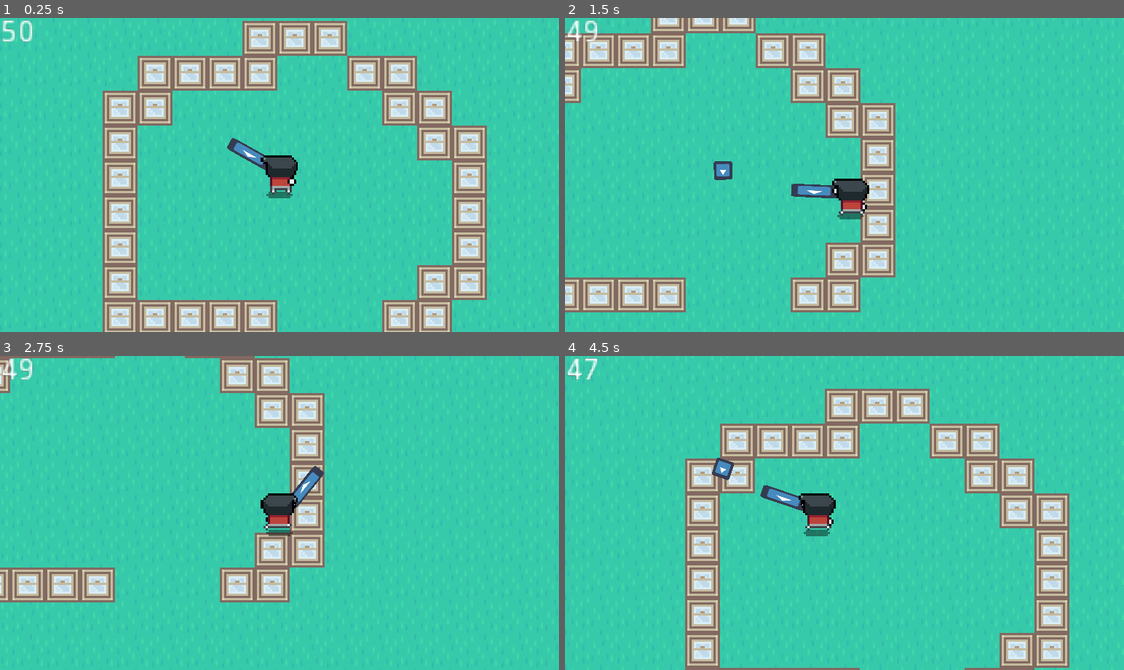
Above: before the commit, frames 1-4 (two rows, left to right).
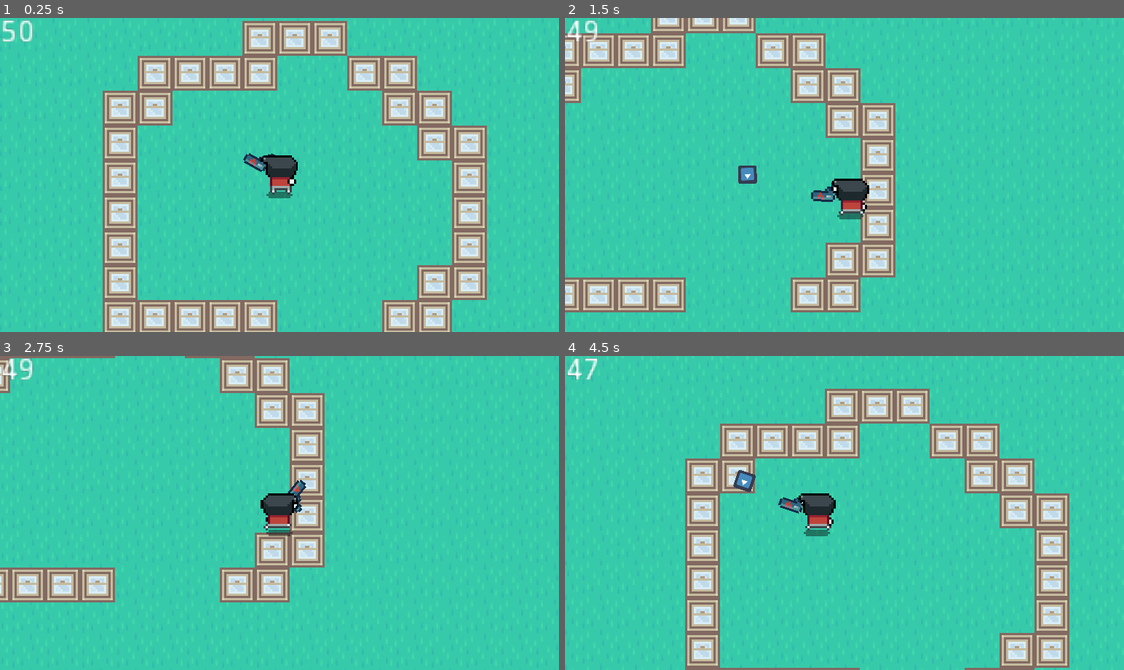
Above: after the commit, the same moments.

Repository: BytePlayersStudio/LD44
Game: Godot game, scene res://Scenes/Level1.tscn
Two runs of this game, one before a commit and one after it. Both use one fixed random seed, a clock stepped at 60 frames per second and the inputs below. The engine's default icon, where the game draws it, is replaced by a stand-in: a white triangle on a blue panel in a dark square.
Inputs (mouse positions are in pixels of both pictures, inside the frame that each line leads up to):
- Up to frame 1 (0.25 s): no input
- Up to frame 2 (1.5 s): move the mouse to (967, 159) at 0.52 s; hold D (move_right) 0.53-1.28 s; right-click (967, 159) at 0.6 s; move the mouse to (732, 190) at 1.27 s; hold S (move_down) from 1.28 s (still down); click (732, 190) at 1.35 s
- Up to frame 3 (2.75 s): move the mouse to (335, 443) at 2.02 s; release S (move_down) at 2.03 s; hold D (move_right) from 2.03 s (still down); right-click (335, 443) at 2.1 s
- Up to frame 4 (4.5 s): move the mouse to (816, 575) at 2.77 s; release D (move_right) at 2.78 s; hold W (move_up) 2.78-3.53 s; click (816, 575) at 2.85 s; move the mouse to (1012, 560) at 3.52 s; hold A (move_left) from 3.53 s (still down); right-click (1012, 560) at 3.6 s; move the mouse to (676, 465) at 4.27 s; click (676, 465) at 4.35 s

The runs differ from the first frame. In frame 1, 0.3% of the frame differs, in the area x 40-50%, y 38-50%; in frame 2, 0.8%, in the area x 26-49%, y 45-59%; in frame 3, 0.3%; in frame 4, 0.7%.
Error in both runs: Invalid get index '0' (on base: 'PoolVector2Array'). (res://Scripts/Enemy.gd:83)

Commit message:
Added and repositioned gun sprite

Diff:
--- a/LD44/Scenes/Gun.tscn
+++ b/LD44/Scenes/Gun.tscn
@@ -2,20 +2,18 @@
 
 [ext_resource path="res://Scripts/Gun.gd" type="Script" id=1]
 [ext_resource path="res://Scenes/Bullet.tscn" type="PackedScene" id=2]
-[ext_resource path="res://icon.png" type="Texture" id=3]
+[ext_resource path="res://Assets/Art/Actors/Anton/Gun.png" type="Texture" id=3]
 
 [node name="Gun" type="Node2D"]
 script = ExtResource( 1 )
 bullet_res = ExtResource( 2 )
 
 [node name="GunSprite" type="Sprite" parent="."]
-position = Vector2( 0, -5.96046e-008 )
-scale = Vector2( 0.333317, 0.0933289 )
+position = Vector2( 4.5, -1 )
 texture = ExtResource( 3 )
-offset = Vector2( 0, 2.38419e-007 )
 
 [node name="BulletSpawn" type="Position2D" parent="."]
-position = Vector2( 12.5569, 0 )
+position = Vector2( 11, -3.5 )
 
 [node name="CooldownTimer" type="Timer" parent="."]
 
--- a/LD44/Scenes/Player.tscn
+++ b/LD44/Scenes/Player.tscn
@@ -243,8 +243,7 @@
 "values": [ Color( 1, 1, 1, 1 ), Color( 1, 1, 1, 0 ) ]
 }
 
-[sub_resource type="Animation" id=8]
-resource_name = "try_absorb"
+[sub_resource type="Animation" id=9]
 length = 1.2
 step = 0.03
 tracks/0/type = "value"
@@ -298,16 +297,16 @@
 [node name="GunPivot" type="Position2D" parent="."]
 
 [node name="GunPosition" type="Position2D" parent="GunPivot"]
-position = Vector2( 6.87367, 1.6587 )
+position = Vector2( 7, 3 )
 
 [node name="Gun" parent="GunPivot/GunPosition" instance=ExtResource( 3 )]
-position = Vector2( 9.70353, 0 )
 
 [node name="Hand" type="Sprite" parent="GunPivot"]
-position = Vector2( 6.47774, 2.05463 )
+position = Vector2( 7, 3 )
 texture = ExtResource( 4 )
 
 [node name="AbsorbArea" type="Area2D" parent="."]
+visible = false
 
 [node name="CollisionShape2D" type="CollisionShape2D" parent="AbsorbArea"]
 shape = SubResource( 1 )
@@ -332,8 +331,8 @@
 autoplay = "SETUP"
 playback_speed = 1.5
 anims/SETUP = SubResource( 7 )
-anims/absorb = SubResource( 9 )
-anims/try_absorb = SubResource( 8 )
+anims/absorb = SubResource( 8 )
+anims/try_absorb = SubResource( 9 )
 
 [node name="CollisionShape2D" type="CollisionShape2D" parent="."]
 visible = false
Binary file added: LD44/Assets/Art/Actors/Anton/Gun.png
Not shown, added: LD44/Assets/Art/Actors/Anton/Gun.png.import
Not shown: 1 places in LD44/Scenes/Player.tscn that only renumber resources
